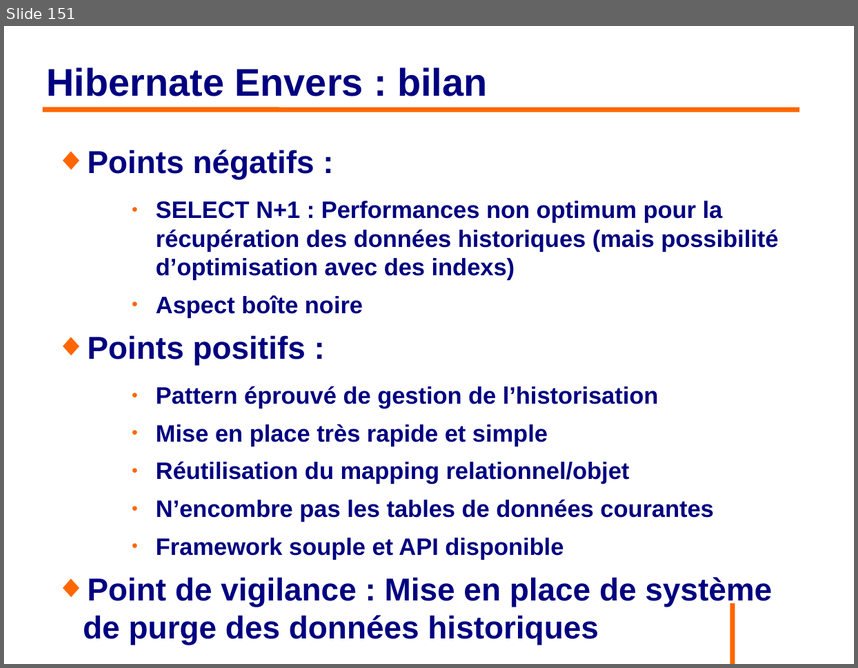
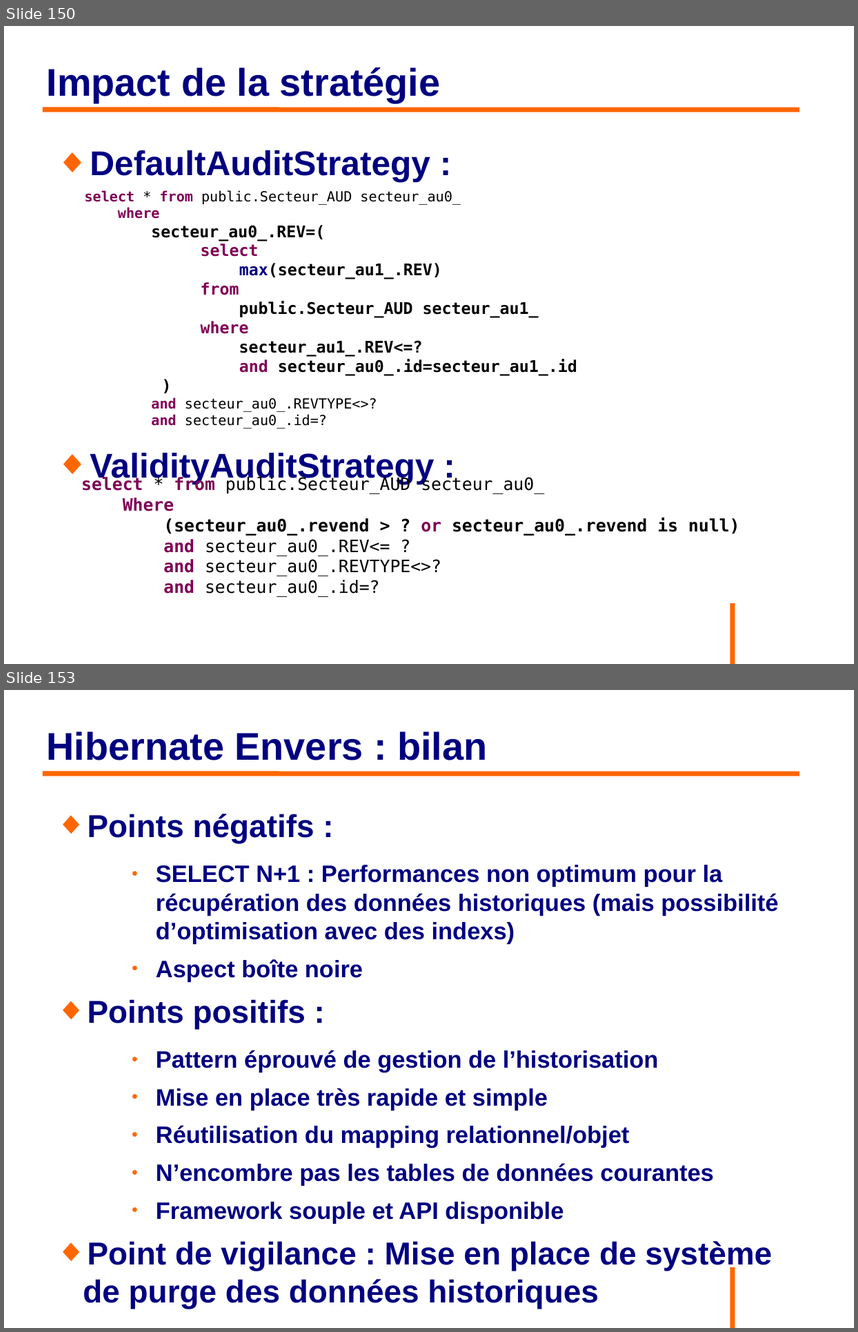
Before and after one commit to philphils/formation-hibernate-avancee, a slide deck: Documentation/diapo_formation_hibernate_avancee.odp. Shown one above the other, each under a label of ours: slide 151 before the commit, slides 150 and 153 after it; the slides between them are not shown. The pictures are 858x668 and 858x1332 pixels, drawn with LibreOffice and Linux fonts; fonts in the diff are those of the drawing; background and template pictures are left out. Boxes give left, top, right and bottom in pixels: in the first picture for what was removed or moved away, otherwise in the second. Text is boxed around its words. In the diff, an @@ line names an element or a change of style, - is before the commit and + after.

```diff
--- a/Documentation/diapo_formation_hibernate_avancee.odp
+++ b/Documentation/diapo_formation_hibernate_avancee.odp
@@ slide 150 added at bbox=[4, 26, 854, 664], background #FFFFFF; not listed: 1 template element that a slide beside it also shows @@
@@ title added at bbox=[47, 67, 441, 103], 36 pt, text #000080, bold @@
+Impact de la stratégie
@@ line added from (43, 109) to (800, 109), #FF6600 4.54 pt @@
@@ text added at bbox=[90, 150, 434, 483], 32 pt, text #000080, bold @@
+◆ DefaultAuditStrategy :
+◆ ValidityAuditStrategy :
@@ text added at bbox=[85, 190, 577, 428], 15 pt, text #000000, bold @@
+select * from public.Secteur_AUD secteur_au0_
+where
+secteur_au0_.REV=(
+select
+max(secteur_au1_.REV)
+from
+public.Secteur_AUD secteur_au1_
+where
+secteur_au1_.REV<=?
+and secteur_au0_.id=secteur_au1_.id
+)
+and secteur_au0_.REVTYPE<>?
+and secteur_au0_.id=?
@@ text added at bbox=[81, 476, 740, 597], 16 pt, text #000000 @@
+select * from public.Secteur_AUD secteur_au0_
+Where
+(secteur_au0_.revend > ? or secteur_au0_.revend is null)
+and secteur_au0_.REV<= ?
+and secteur_au0_.REVTYPE<>?
+and secteur_au0_.id=?
@@ what was slide 151 is now slide 153 @@
```
Also in this commit, not shown: 9 slides changed, 1 other slide added.
